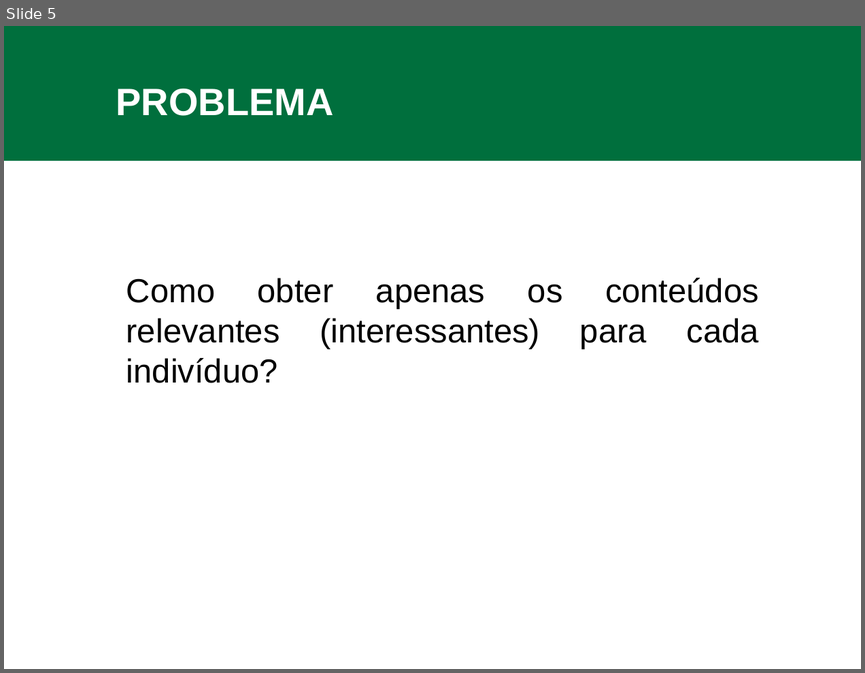
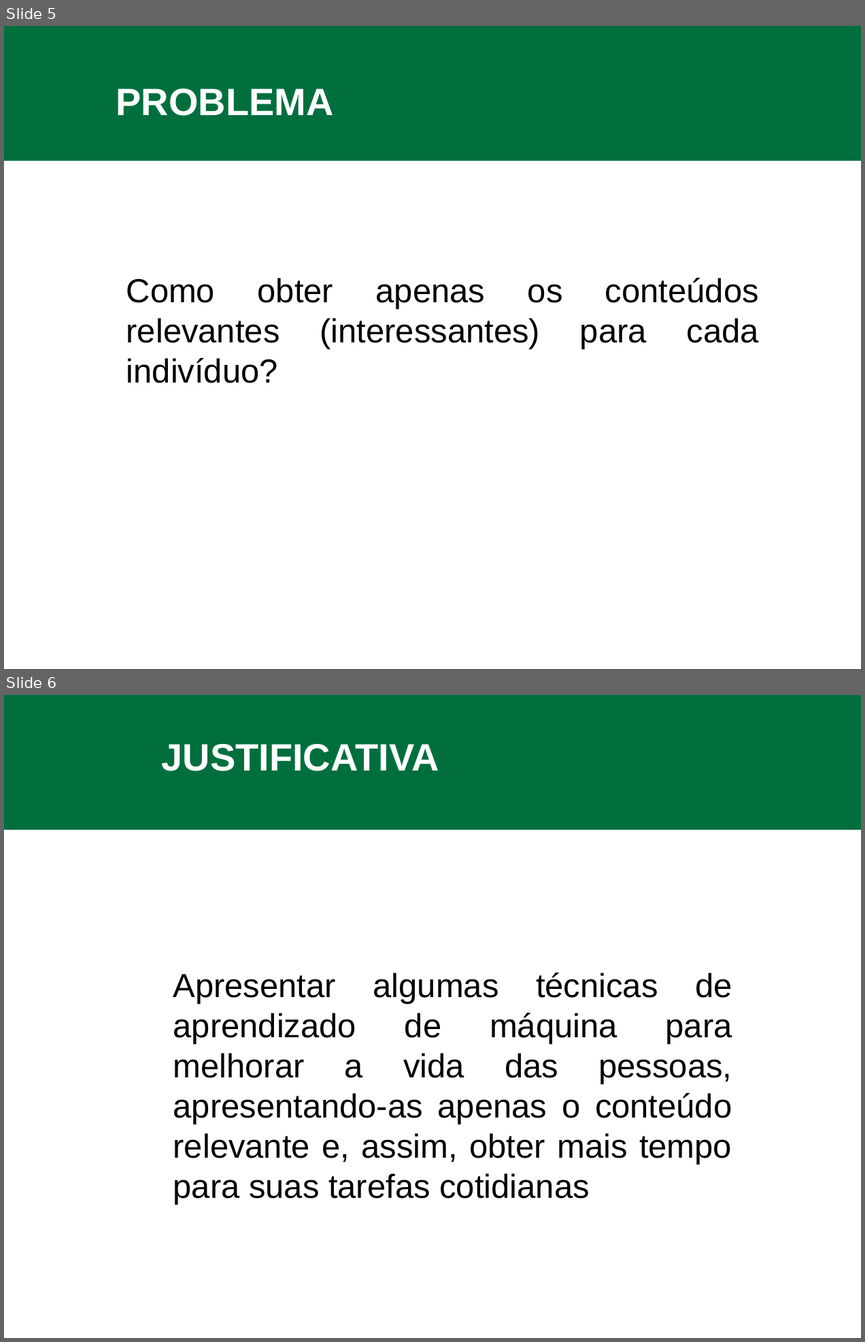
Before and after one commit to feliperuhland/tcc, a slide deck: apresentacao_preprojeto.pptx. Shown one above the other, each under a label of ours: slide 5 before the commit, slides 5 and 6 after it. The pictures are 865x673 and 865x1342 pixels, drawn with LibreOffice and Linux fonts; fonts in the diff are those of the drawing; background and template pictures are left out. Boxes give left, top, right and bottom in pixels: in the first picture for what was removed or moved away, otherwise in the second. Text is boxed around its words. In the diff, an @@ line names an element or a change of style, - is before the commit and + after.

```diff
--- a/apresentacao_preprojeto.pptx
+++ b/apresentacao_preprojeto.pptx
@@ slide 6 added at bbox=[4, 695, 861, 1338], background #FFFFFF; not listed: 1 template element that a slide beside it also shows @@
@@ text added at bbox=[162, 744, 440, 771], 32 pt, text #FFFFFF, bold @@
+JUSTIFICATIVA
@@ text added at bbox=[173, 972, 732, 1204], 28 pt, text #000000 @@
+Apresentar algumas técnicas de aprendizado de máquina para melhorar a vida das pessoas, apresentando-as apenas o conteúdo relevante e, assim, obter mais tempo para suas tarefas cotidianas
```
Also in this commit, not shown: 4 slides changed, 7 other slides added, 3 slides removed.
